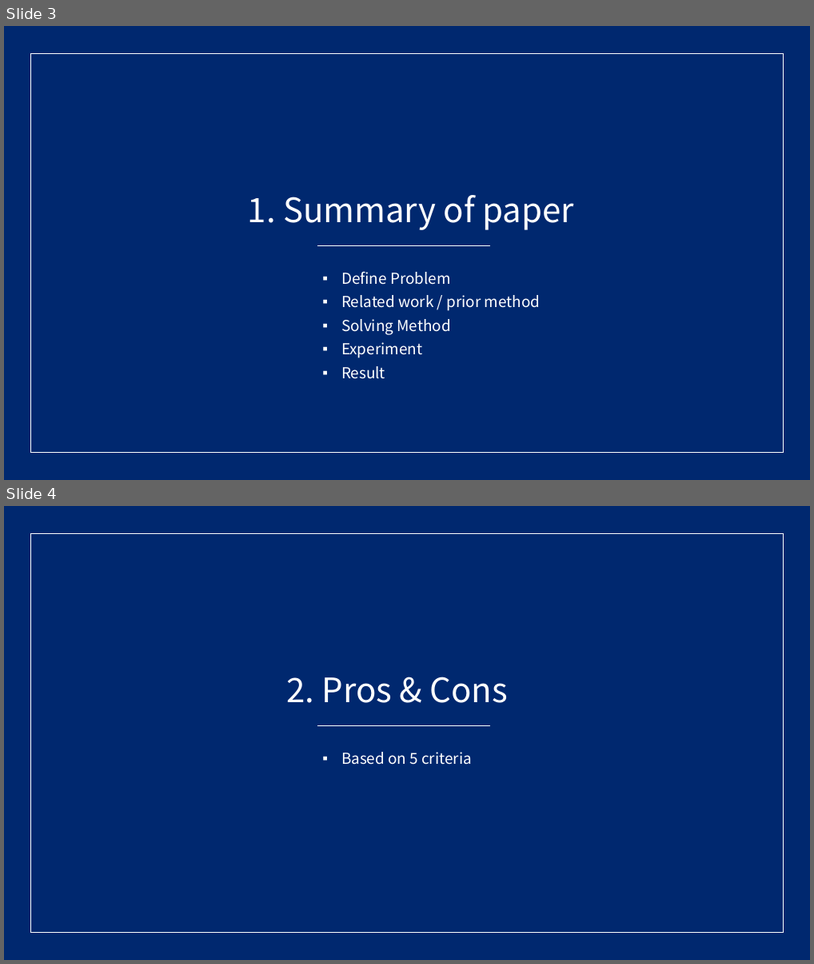
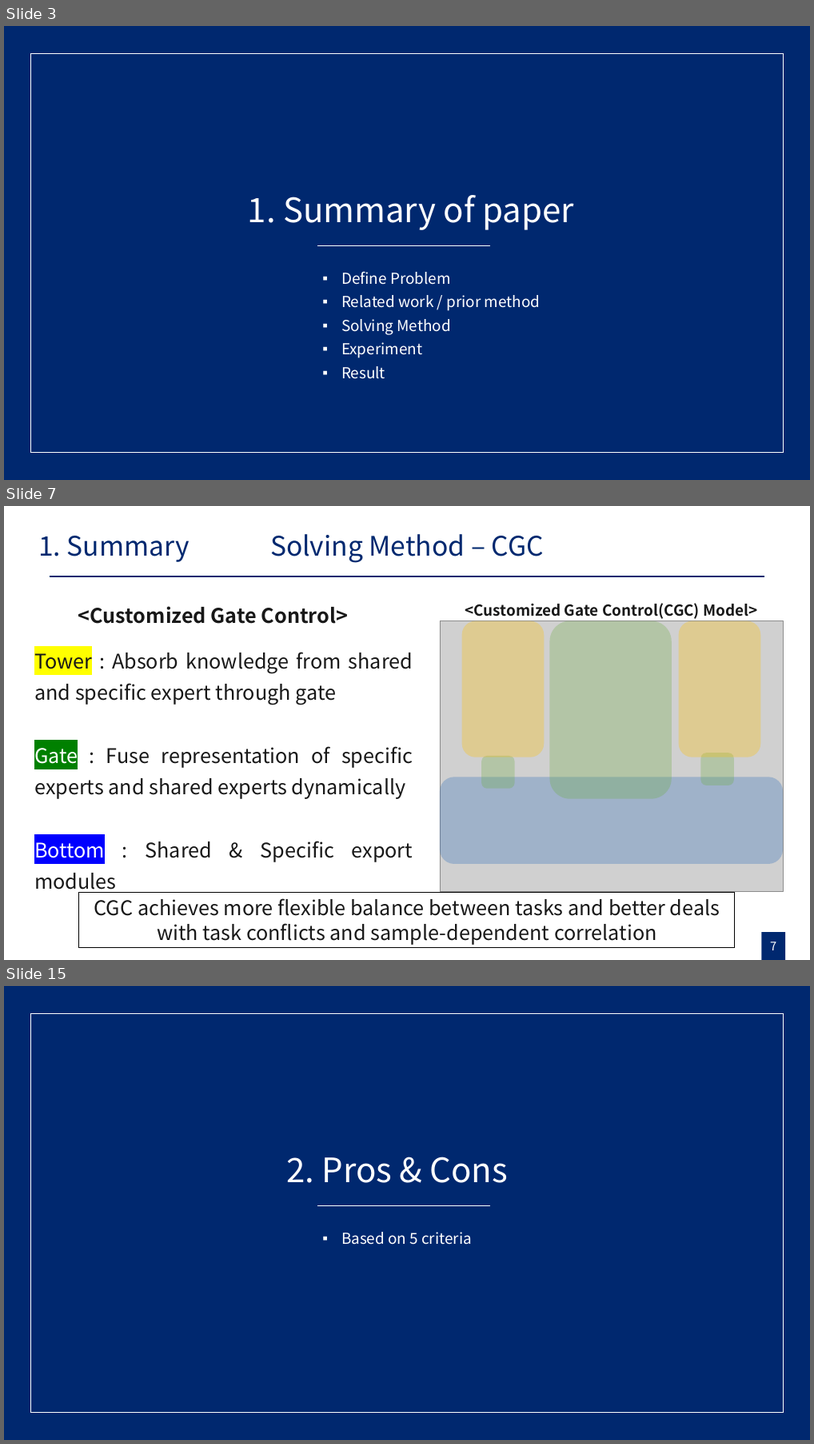
Before and after one commit to gusrn0505/TIL, a slide deck: [PPTPLUG]PP-151/RecSys 발표 자료 준비.pptx. Shown one above the other, each under a label of ours: slides 3 and 4 before the commit, slides 3, 7 and 15 after it; the slides between them are not shown. The pictures are 814x964 and 814x1444 pixels, drawn with LibreOffice and Linux fonts; fonts in the diff are those of the drawing; grey boxes stand for pictures. Boxes give left, top, right and bottom in pixels: in the first picture for what was removed or moved away, otherwise in the second. Text is boxed around its words. In the diff, an @@ line names an element or a change of style, - is before the commit and + after.

```diff
--- a/[PPTPLUG]PP-151/RecSys 발표 자료 준비.pptx
+++ b/[PPTPLUG]PP-151/RecSys 발표 자료 준비.pptx
@@ slide 7 added at [4,506,810,960], background #FFFFFF @@
@@ text added at [38,536,190,562], 32 pt, text #00286F @@
+1. Summary
@@ title added at [270,534,544,563], 32 pt, text #00286F @@
+Solving Method – CGC
@@ line added from (50, 576) to (765, 576), #00286F 2.25 pt @@
@@ text added at [78,606,348,624], 24 pt, text #181818, bold @@
+<Customized Gate Control>
@@ picture added at [440,621,784,892] @@
@@ rounded rectangle added at [462,621,545,757], fill #FFC000 at 30% opacity @@
@@ text added at [465,603,758,619], 18 pt, text #181818, bold @@
+<Customized Gate Control(CGC) Model>
@@ rounded rectangle added at [550,621,673,799], fill #70AD47 at 30% opacity @@
@@ rounded rectangle added at [679,621,762,757], fill #FFC000 at 30% opacity @@
@@ text added at [34,652,414,894], 24 pt, text #181818 @@
+Tower : Absorb knowledge from shared and specific expert through gate
+Gate : Fuse representation of specific experts and shared experts dynamically
+Bottom : Shared & Specific export modules
@@ rounded rectangle added at [482,756,515,788], fill #70AD47 at 30% opacity @@
@@ rounded rectangle added at [702,753,734,785], fill #70AD47 at 30% opacity @@
@@ rounded rectangle added at [440,776,784,864], fill #306EBA at 30% opacity @@
@@ rectangle added at [79,892,735,947], outline #000000 0.75 pt, 24 pt, text #181818 @@
+CGC achieves more flexible balance between tasks and better deals with task conflicts and sample-dependent correlation
@@ rectangle added at [762,932,786,960], fill #00286F @@
@@ page number added at [770,941,777,950], 14 pt, text #FFFFFF @@
+7
@@ what was slide 4 is now slide 15 @@
```
Also in this commit, not shown: 2 slides changed, 9 other slides added, 4 slides removed.
